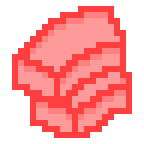
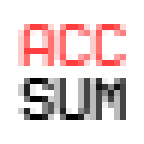
Layered file, before and after one edit (w=144, h=144). Changes by layer:
added group "Accumulated Sum" with 3 layers above "Tree to String" over [18, 24, 126, 132]
added layer "ACC SUM" in group "Accumulated Sum" over [18, 24, 126, 120]
hid group "Stack Along" (11 layers) over [12, 6, 132, 138]
